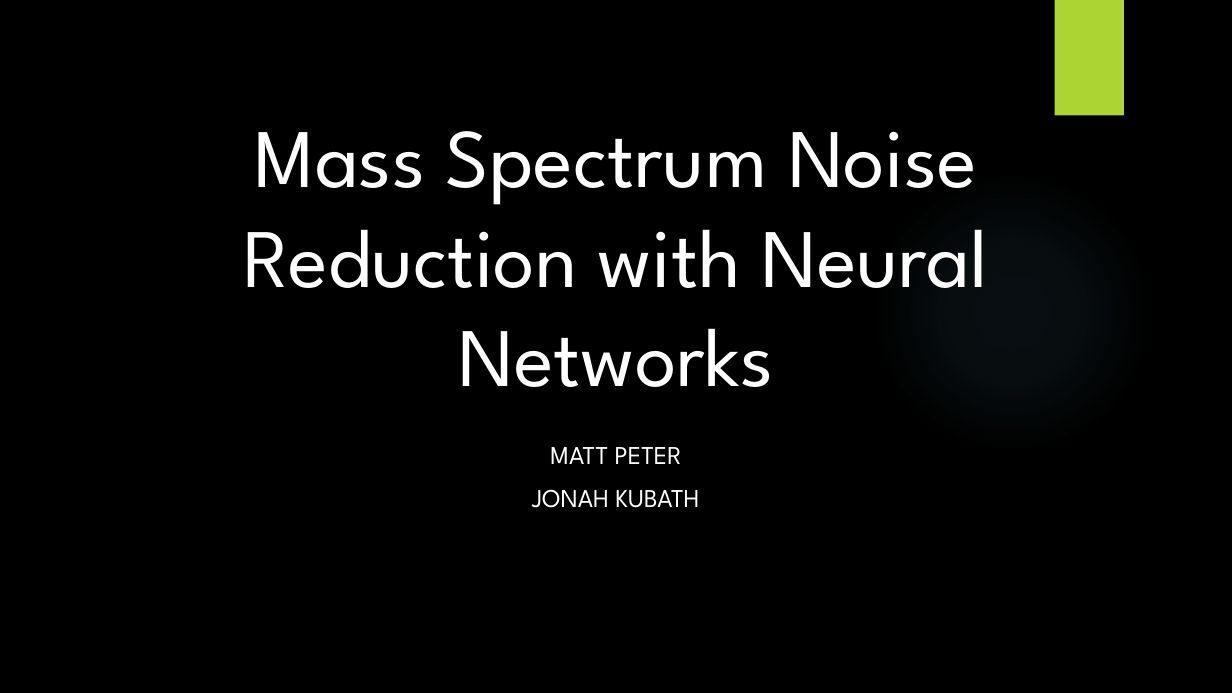
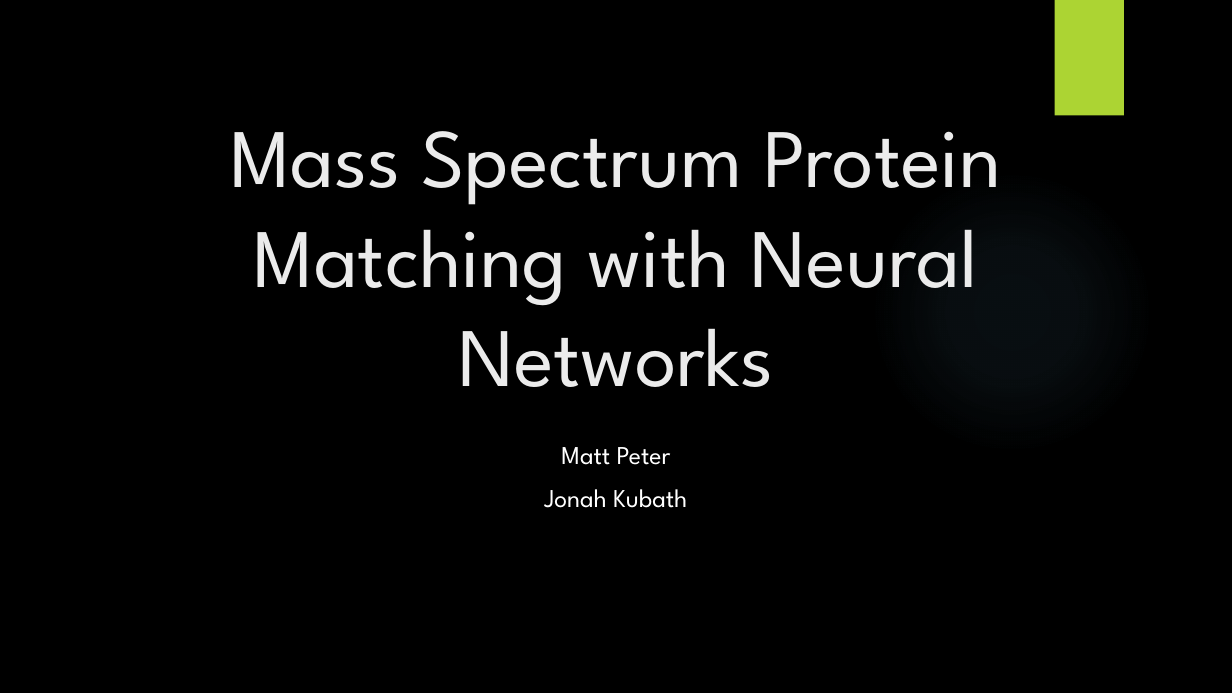
Before and after one commit to jkubath/MS2-Noise-Reduction, a slide deck: slide 1 of Group8.pptx. Drawn at 1232x693 pixels with LibreOffice and Linux fonts; fonts in the diff are those of the drawing; background and template pictures are left out. Boxes give left, top, right and bottom in pixels: in the first picture for what was removed or moved away, otherwise in the second. Text is boxed around its words. In the diff, an @@ line names an element or a change of style, - is before the commit and + after.

Commit message:
Updated presentation

```diff
--- a/Group8.pptx
+++ b/Group8.pptx
@@ title at (x1=230, y1=131, x2=1001, y2=387): text changed; text colour #FFFFFF to #EBEBEB @@
-Mass Spectrum Noise Reduction with Neural Networks
+Mass Spectrum Protein Matching with Neural Networks
@@ subtitle at (x1=544, y1=447, x2=687, y2=508): text changed @@
-MATT PETER
-JONAH KUBATH
+Matt Peter
+Jonah Kubath
```
Also in this commit, not shown: 9 slides added.
